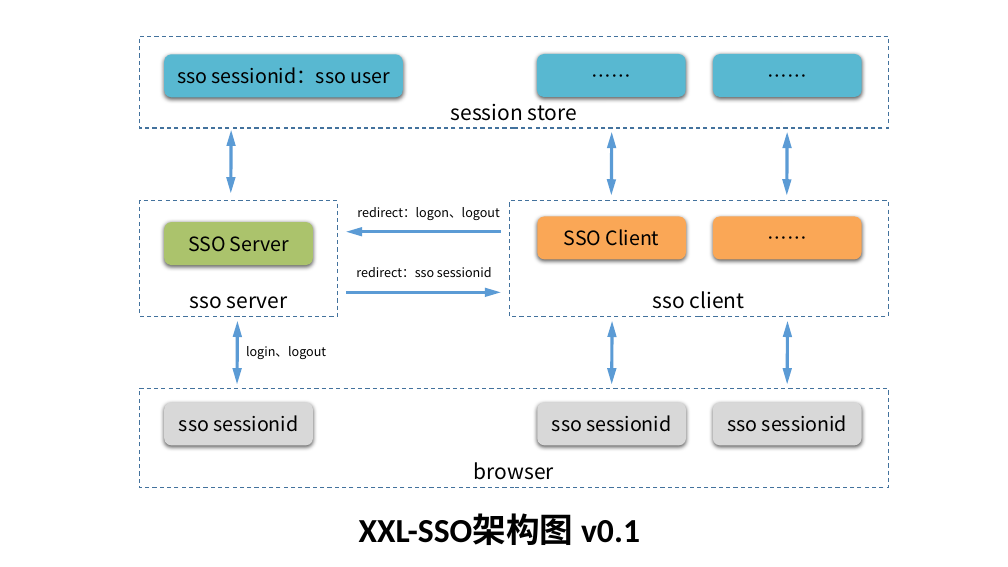
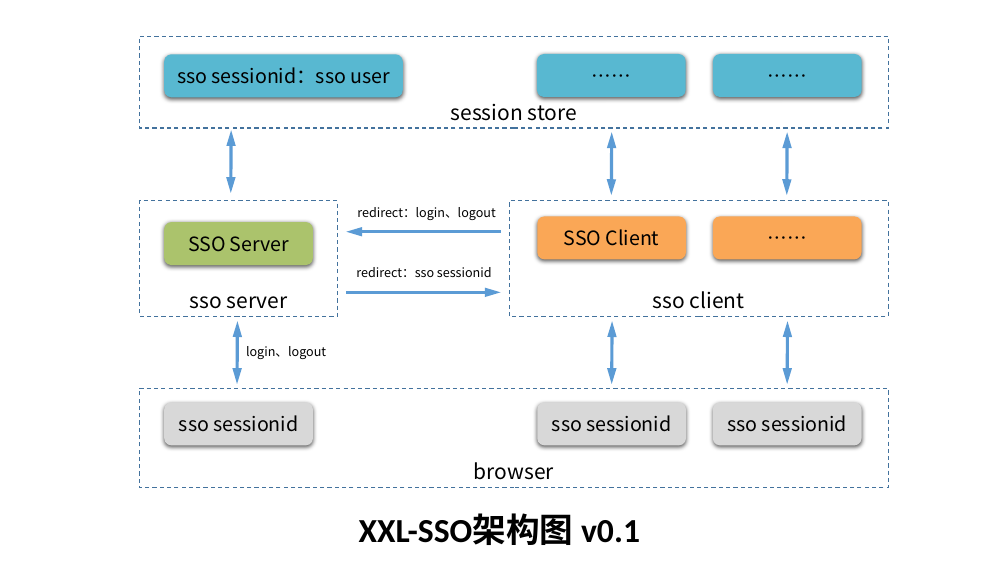
Before and after one commit to xuxueli/xxl-sso, a slide deck: slide 1 of doc/XXL-SSO架构图.pptx. Drawn at 1008x567 pixels with LibreOffice and Linux fonts; fonts in the diff are those of the drawing. Boxes give left, top, right and bottom in pixels: in the first picture for what was removed or moved away, otherwise in the second. Text is boxed around its words. In the diff, an @@ line names an element or a change of style, - is before the commit and + after.

```diff
--- a/doc/XXL-SSO架构图.pptx
+++ b/doc/XXL-SSO架构图.pptx
@@ text at bbox=[357, 207, 496, 220]: text changed @@
-redirect：logon、logout
+redirect：login、logout
```
Also in this commit, not shown: 1 other file.
